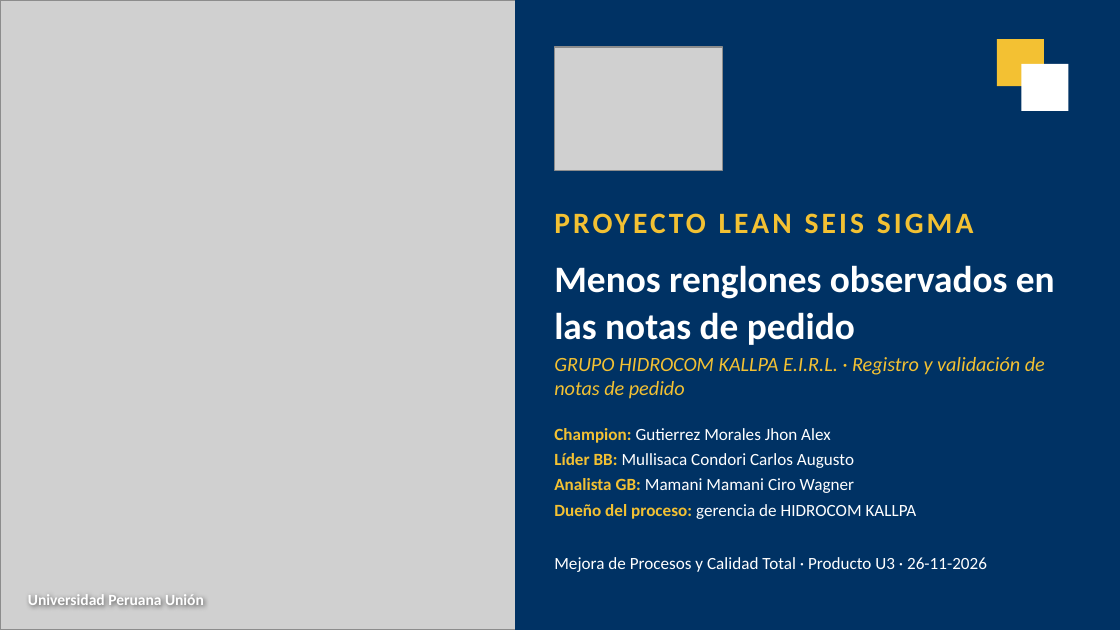
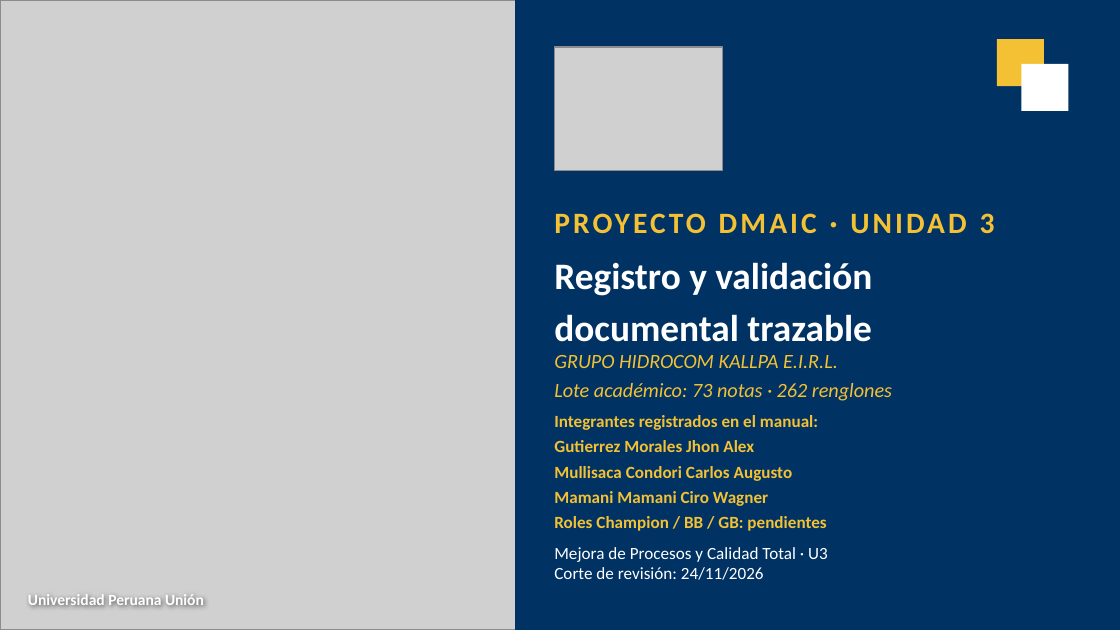
Before and after one commit to Nunclear/hidrocom-mejora-procesos-u3, a slide deck: slide 1 of 04_Producto_Final/U3_Presentacion_HIDROCOM.pptx. Drawn at 1120x630 pixels with LibreOffice and Linux fonts; fonts in the diff are those of the drawing; grey boxes stand for pictures. Boxes give left, top, right and bottom in pixels: in the first picture for what was removed or moved away, otherwise in the second. Text is boxed around its words. In the diff, an @@ line names an element or a change of style, - is before the commit and + after.

Commit message:
Integrar tres paquetes U3 completos, dashboard y validación reproducible

```diff
--- a/04_Producto_Final/U3_Presentacion_HIDROCOM.pptx
+++ b/04_Producto_Final/U3_Presentacion_HIDROCOM.pptx
@@ text at bbox=[980, 213, 995, 234]: text changed @@
-PROYECTO LEAN SEIS SIGMA
+PROYECTO DMAIC · UNIDAD 3
@@ text at bbox=[554, 262, 872, 342]: text changed @@
-Menos renglones observados en las notas de pedido
+Registro y validación
+documental trazable
@@ text at bbox=[554, 355, 892, 401]: text changed @@
-GRUPO HIDROCOM KALLPA E.I.R.L. · Registro y validación de notas de pedido
+GRUPO HIDROCOM KALLPA E.I.R.L.
+Lote académico: 73 notas · 262 renglones
@@ text at bbox=[554, 415, 826, 531]: text changed; text colour #FFFFFF to #F3C133; bold on @@
-Champion: Gutierrez Morales Jhon Alex
-Líder BB: Mullisaca Condori Carlos Augusto
-Analista GB: Mamani Mamani Ciro Wagner
-Dueño del proceso: gerencia de HIDROCOM KALLPA
+Integrantes registrados en el manual:
+Gutierrez Morales Jhon Alex
+Mullisaca Condori Carlos Augusto
+Mamani Mamani Ciro Wagner
+Roles Champion / BB / GB: pendientes
@@ text at bbox=[554, 547, 828, 580]: text changed @@
-Mejora de Procesos y Calidad Total · Producto U3 · 26-11-2026
+Mejora de Procesos y Calidad Total · U3
+Corte de revisión: 24/11/2026
```
Also in this commit, not shown: 12 slides added, 12 slides removed, 46 other files.
